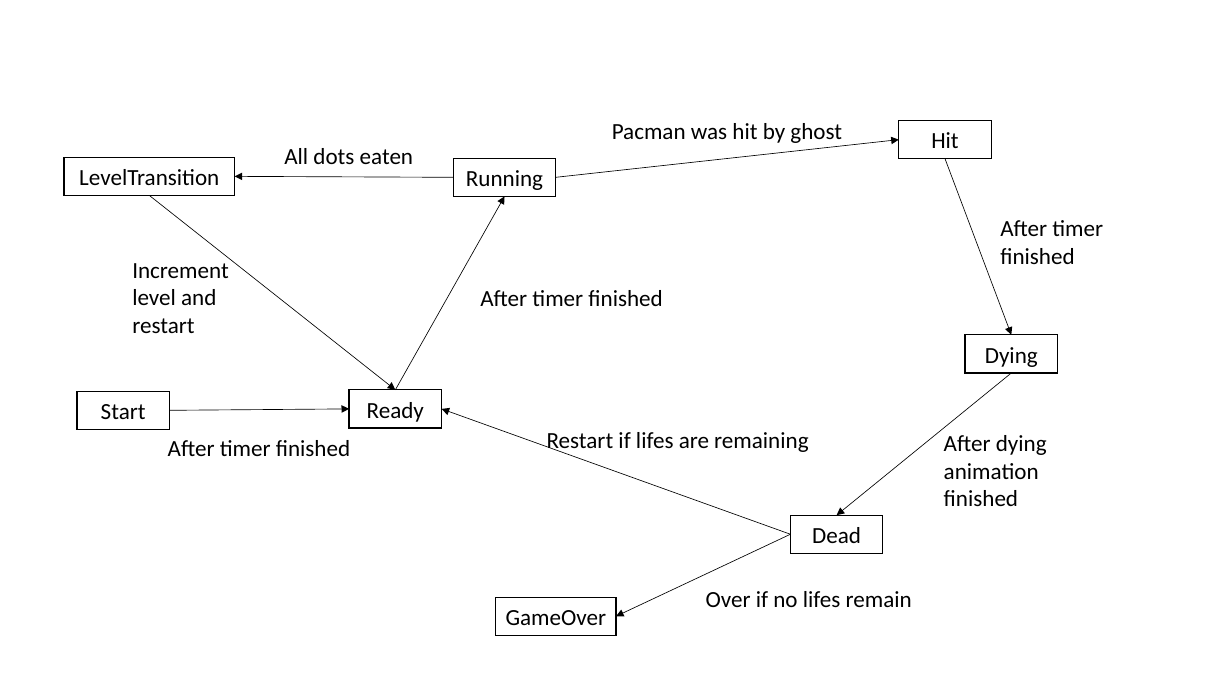
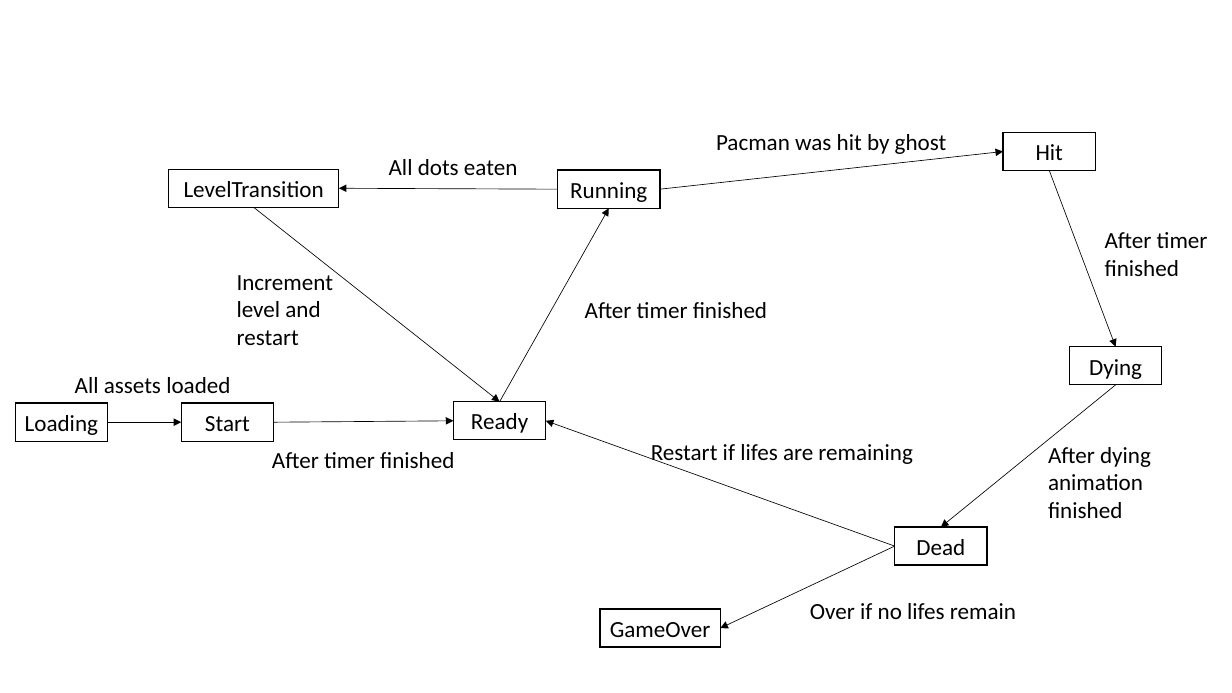
Before and after one commit to Warhorst/pacman, a slide deck: slide 1 of resources/lifecycle.pptx. Drawn at 1232x693 pixels with LibreOffice and Linux fonts; fonts in the diff are those of the drawing. Boxes give left, top, right and bottom in pixels: in the first picture for what was removed or moved away, otherwise in the second. Text is boxed around its words. In the diff, an @@ line names an element or a change of style, - is before the commit and + after.

Commit message:
Added the GameAssets resource. It will hold every handle of any loaded asset and provides them when needed. Currently, only pacmans sprite sheets are registered.
Added the Loading lifecycle state. It runs before Start and simply loads all assets.

```diff
--- a/resources/lifecycle.pptx
+++ b/resources/lifecycle.pptx
@@ 9 texts, 9 arrows, 8 rectangles: place and size @@
-9 texts, 9 arrows, 8 rectangles at [64,121,1103,635]
+9 texts, 9 arrows, 8 rectangles at [168,132,1208,647]
@@ text added at [75,377,230,393], 18 pt, text #000000 @@
+All assets loaded
@@ rectangle added at [16,403,108,441], fill #FFFFFF, outline #000000 1 pt, 18 pt, text #000000 @@
+Loading
@@ arrow added from (108, 422) to (181, 422), #000000 0.5 pt @@
```
Also in this commit, not shown: 6 other files.
